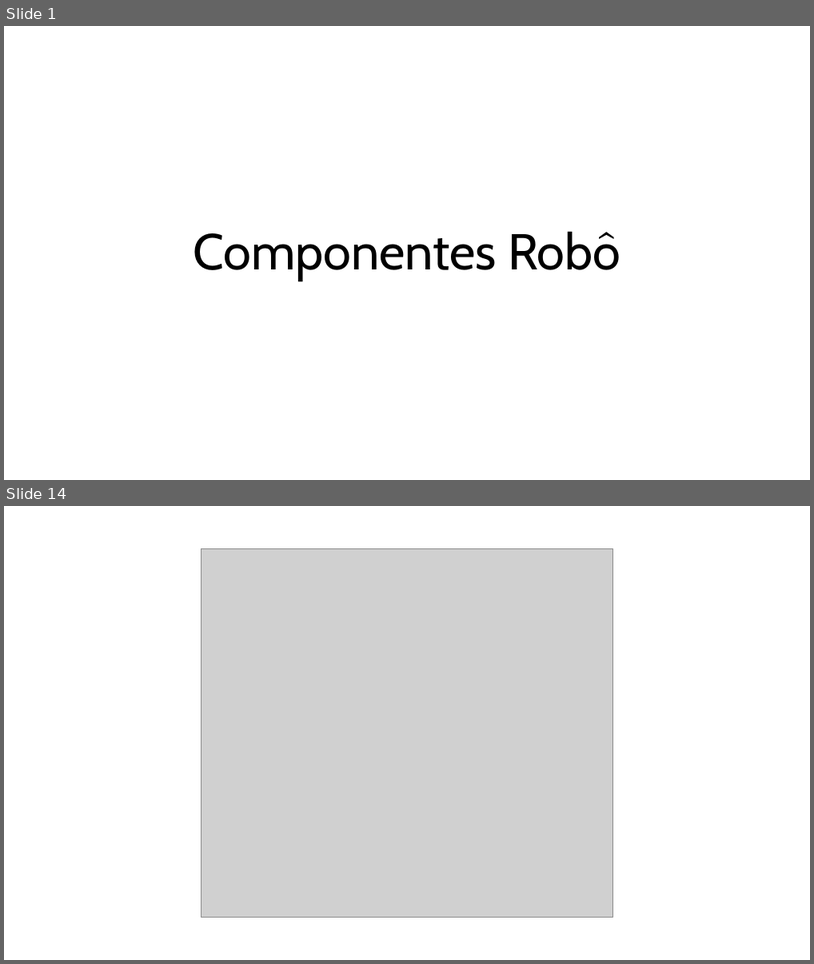
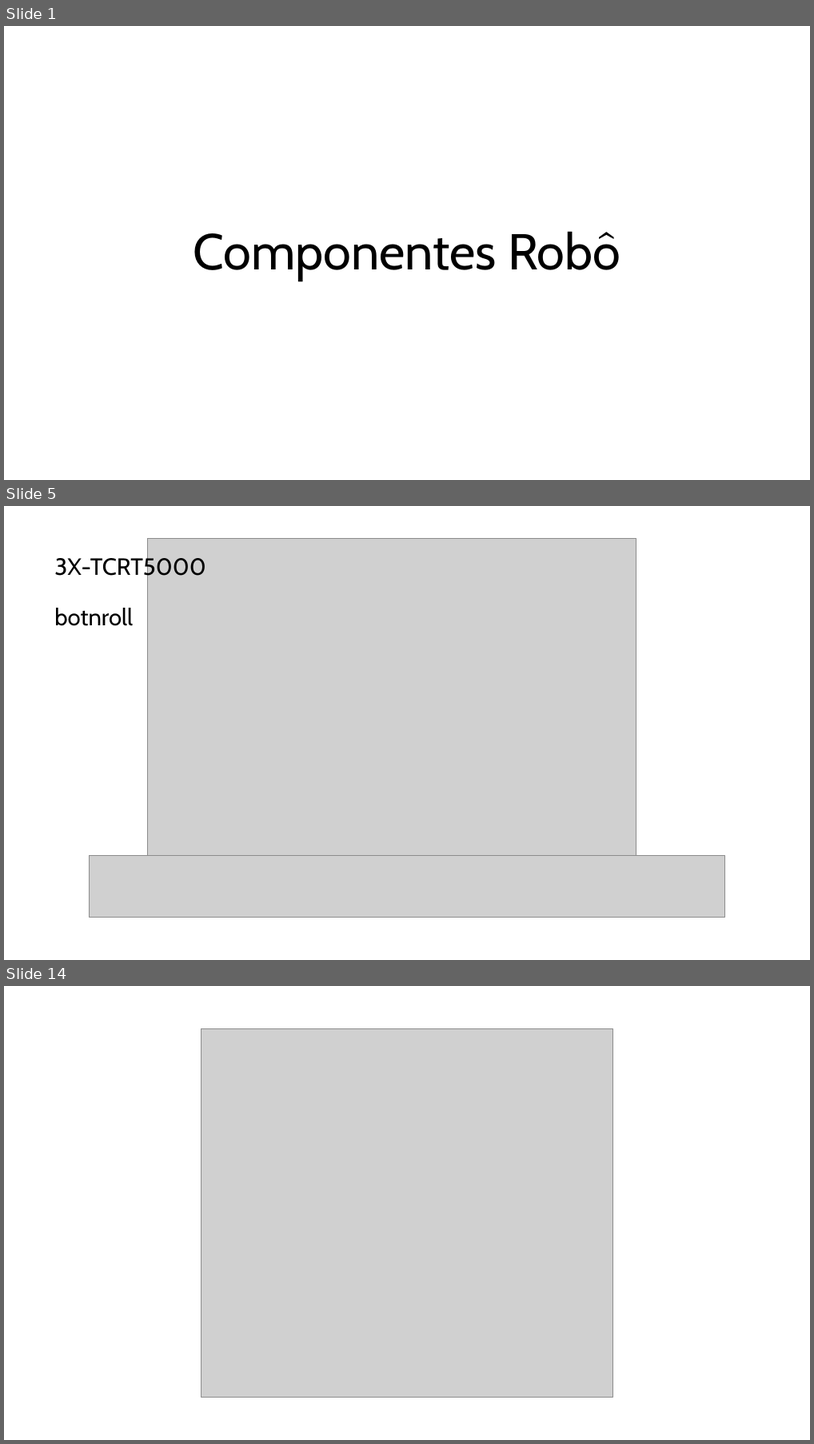
Before and after one commit to lg670/Dragster_Efanor26, a slide deck: Componentes_Robô.pptx. Shown one above the other, each under a label of ours: slides 1 and 14 before the commit, slides 1, 5 and 14 after it; the slides between them are not shown. The pictures are 814x964 and 814x1444 pixels, drawn with LibreOffice and Linux fonts; fonts in the diff are those of the drawing; grey boxes stand for pictures. Boxes give left, top, right and bottom in pixels: in the first picture for what was removed or moved away, otherwise in the second. Text is boxed around its words. In the diff, an @@ line names an element or a change of style, - is before the commit and + after.

```diff
--- a/Componentes_Robô.pptx
+++ b/Componentes_Robô.pptx
@@ slide 5 added at [4,506,810,960], background #FFFFFF @@
@@ picture added at [147,539,637,855] @@
@@ text added at [54,555,206,580], 28 pt, text #000000 @@
+3X-TCRT5000
@@ text added at [54,608,133,626], 28 pt, text #000000 @@
+botnroll
@@ picture added at [90,855,726,916] @@
```
Also in this commit, not shown: 11 other slides added, 12 slides removed.
